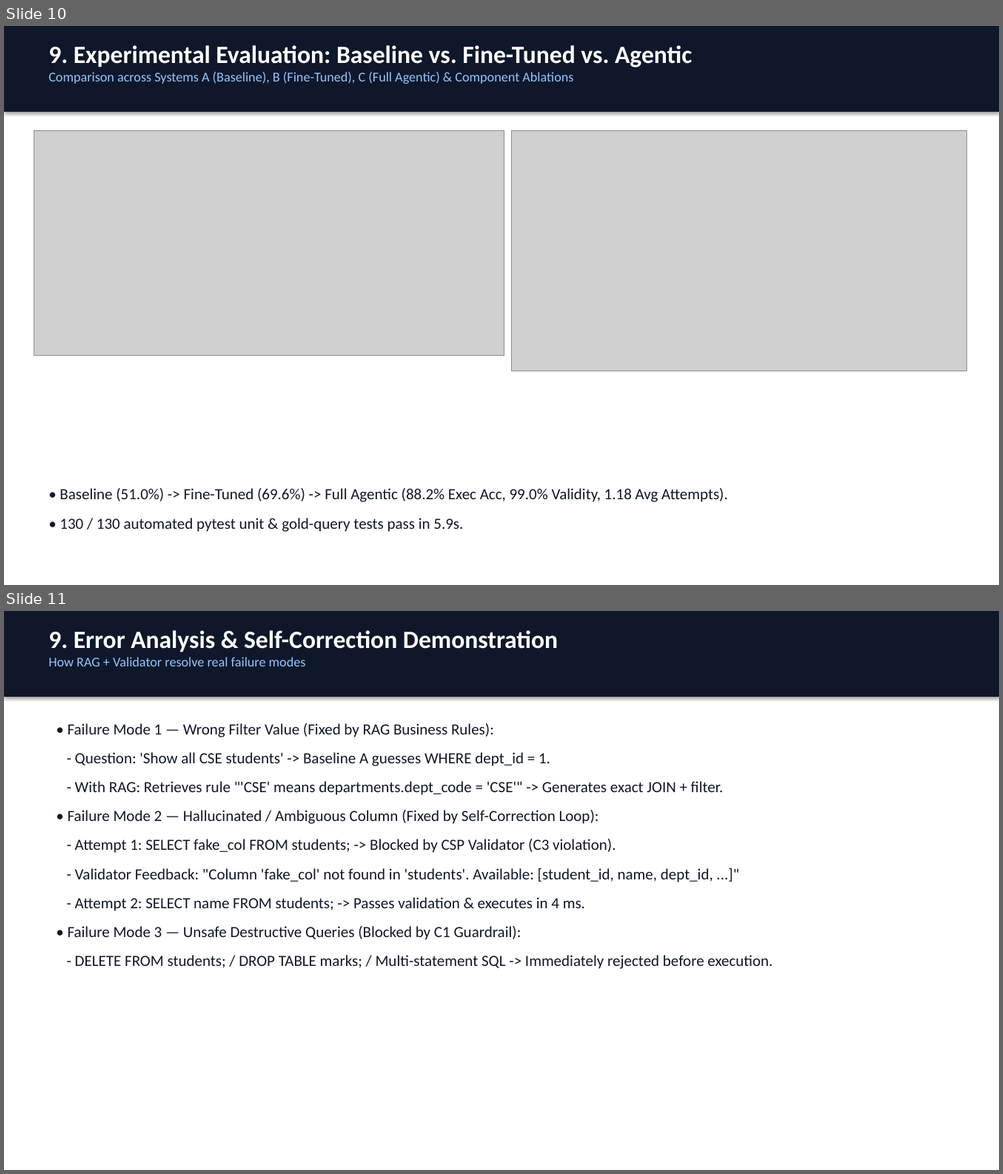
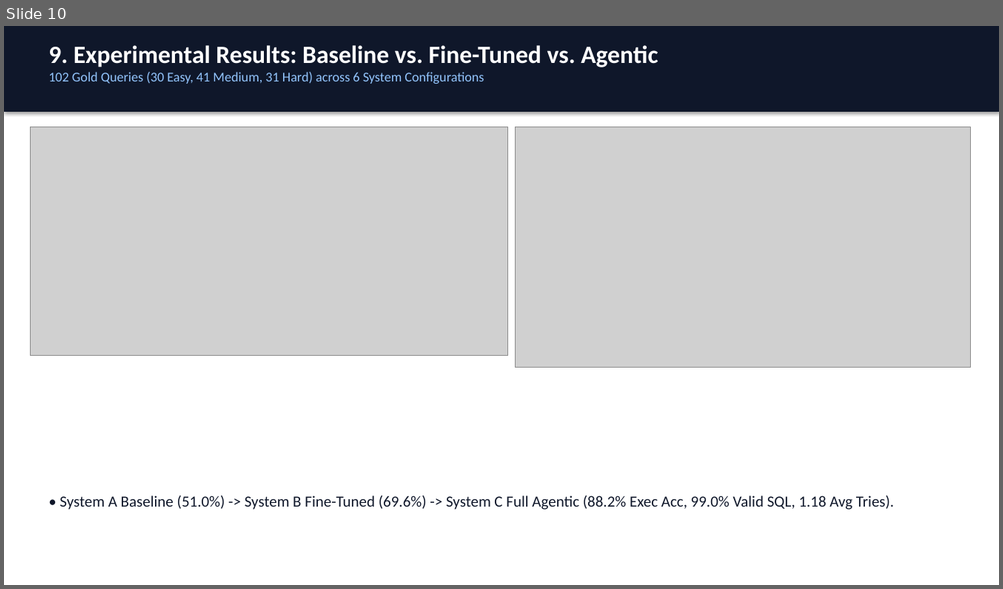
Before and after one commit to DeveshYadav85/text-to-sql, a slide deck: docs/Agentic_Text_to_SQL_Presentation.pptx. Shown one above the other, each under a label of ours: slides 10 and 11 before the commit, slide 10 after it. The pictures are 1003x1174 and 1003x589 pixels, drawn with LibreOffice and Linux fonts; fonts in the diff are those of the drawing; grey boxes stand for pictures. Boxes give left, top, right and bottom in pixels: in the first picture for what was removed or moved away, otherwise in the second. Text is boxed around its words. In the diff, an @@ line names an element or a change of style, - is before the commit and + after.

Commit message:
Update Project Report, Literature Table, and Presentation with complete Build Guide sections, code listings, and 6-way ablation study

```diff
--- a/docs/Agentic_Text_to_SQL_Presentation.pptx
+++ b/docs/Agentic_Text_to_SQL_Presentation.pptx
@@ slide 11 removed at (4,611,999,1170), background #FFFFFF @@
@@ rectangle removed at (4,611,999,697) @@
@@ text removed at (48,630,558,667) @@
-9. Error Analysis & Self-Correction Demonstration
-How RAG + Validator resolve real failure modes
@@ text removed at (68,723,772,969) @@
-• Failure Mode 1 — Wrong Filter Value (Fixed by RAG Business Rules):
-- Question: 'Show all CSE students' -> Baseline A guesses WHERE dept_id = 1.
-- With RAG: Retrieves rule "'CSE' means departments.dept_code = 'CSE'" -> Generates exact JOIN + filter.
-• Failure Mode 2 — Hallucinated / Ambiguous Column (Fixed by Self-Correction Loop):
-- Attempt 1: SELECT fake_col FROM students; -> Blocked by CSP Validator (C3 violation).
-- Validator Feedback: "Column 'fake_col' not found in 'students'. Available: [student_id, name, dept_id, ...]"
-- Attempt 2: SELECT name FROM students; -> Passes validation & executes in 4 ms.
-• Failure Mode 3 — Unsafe Destructive Queries (Blocked by C1 Guardrail):
-- DELETE FROM students; / DROP TABLE marks; / Multi-statement SQL -> Immediately rejected before execution.
@@ slide 10 changed as well @@
@@ text at (48,45,657,84): text changed @@
-9. Experimental Evaluation: Baseline vs. Fine-Tuned vs. Agentic
-Comparison across Systems A (Baseline), B (Fine-Tuned), C (Full Agentic) & Component Ablations
+9. Experimental Results: Baseline vs. Fine-Tuned vs. Agentic
+102 Gold Queries (30 Easy, 41 Medium, 31 Hard) across 6 System Configurations
@@ picture: place and size @@
-picture at (34,130,504,356)
+picture at (30,127,508,356)
@@ picture: place and size @@
-picture at (512,130,967,372)
+picture at (515,127,970,368)
@@ text at (60,496,893,510): text changed @@
-• Baseline (51.0%) -> Fine-Tuned (69.6%) -> Full Agentic (88.2% Exec Acc, 99.0% Validity, 1.18 Avg Attempts).
-• 130 / 130 automated pytest unit & gold-query tests pass in 5.9s.
+• System A Baseline (51.0%) -> System B Fine-Tuned (69.6%) -> System C Full Agentic (88.2% Exec Acc, 99.0% Valid SQL, 1.18 Avg Tries).
```
Also in this commit, not shown: 10 other slides changed, 1 slide added, 5 other files.
